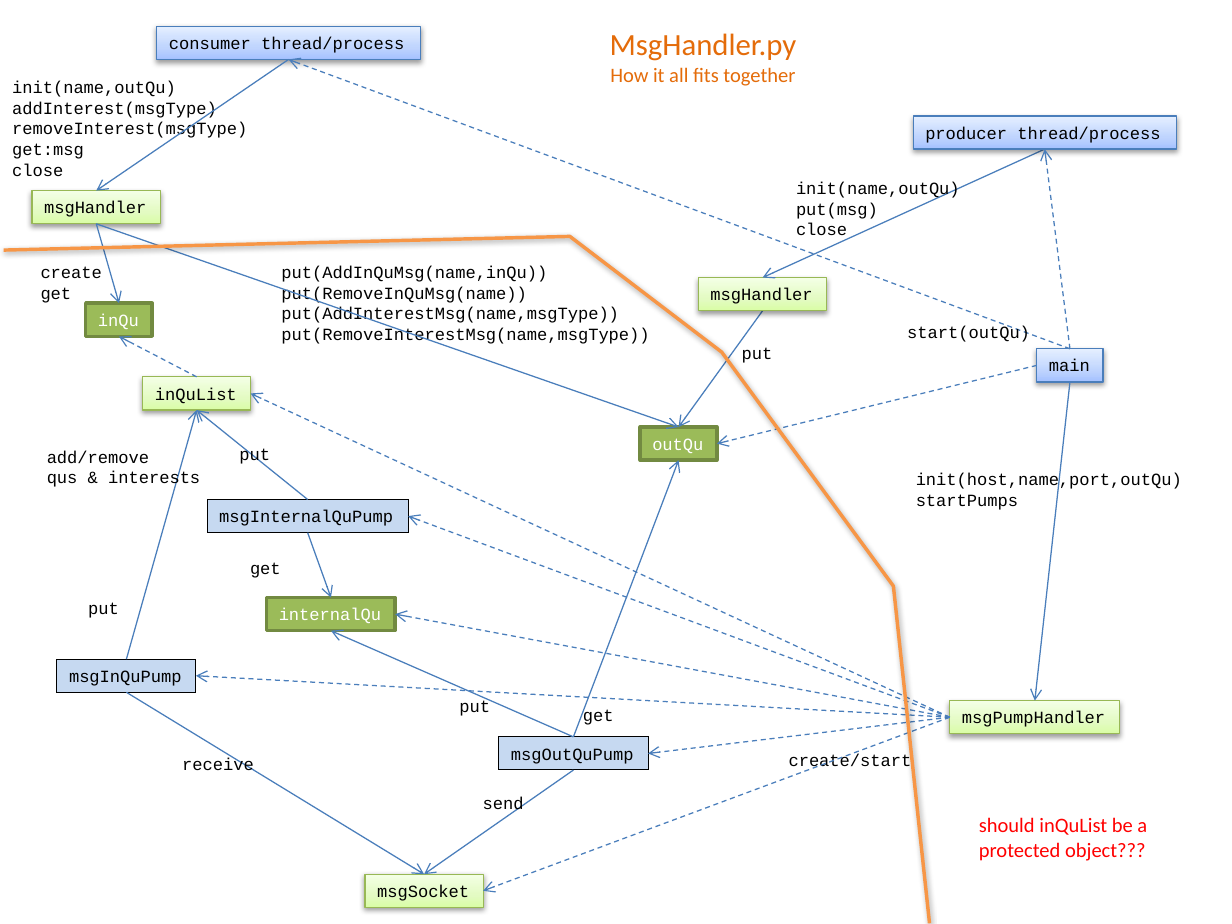
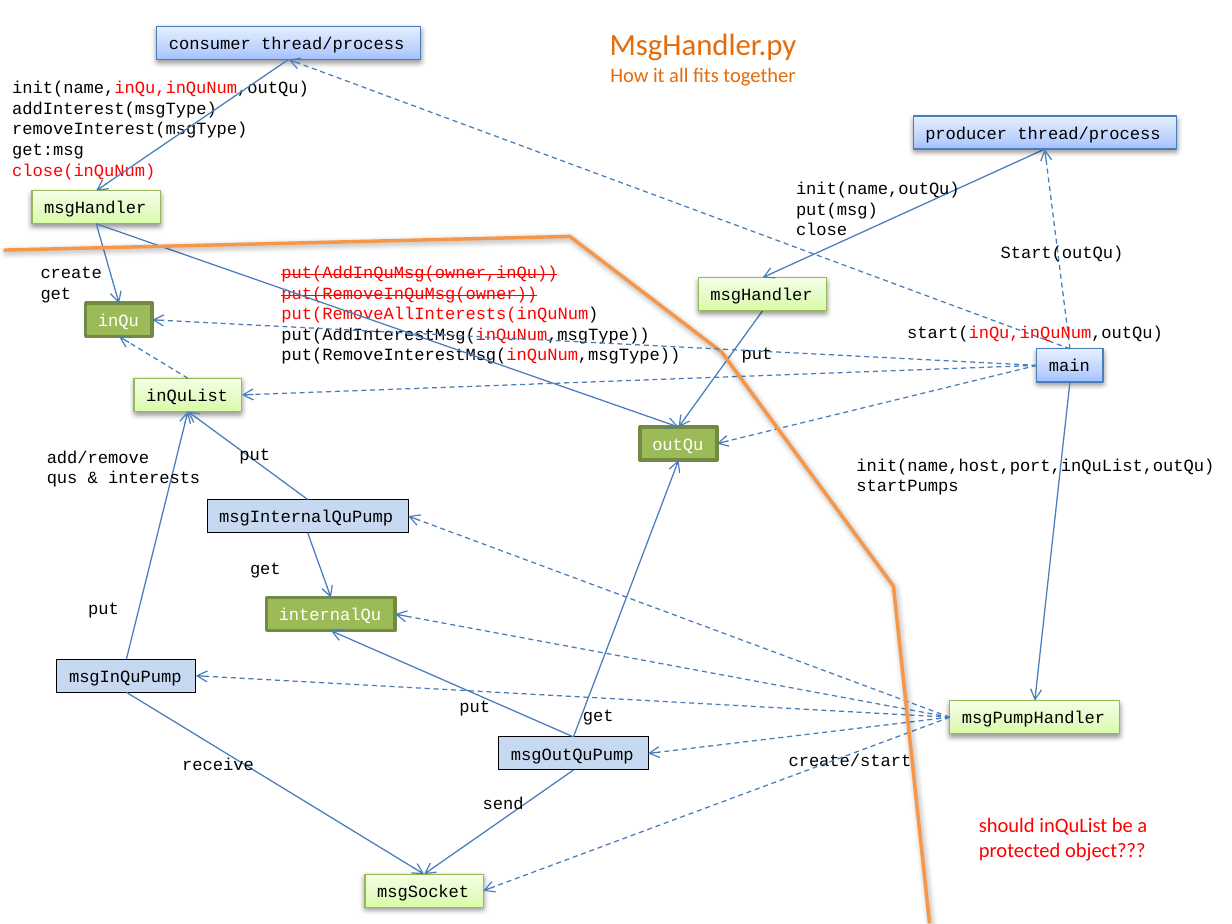
Before and after one commit to mlozborne/motin, a slide deck: slide 5 of Scripting/ScriptingDocumenation/DesignDiagrams.pptx. Drawn at 1232x924 pixels with LibreOffice and Linux fonts; fonts in the diff are those of the drawing. Boxes give left, top, right and bottom in pixels: in the first picture for what was removed or moved away, otherwise in the second. Text is boxed around its words. In the diff, an @@ line names an element or a change of style, - is before the commit and + after.

```diff
--- a/Scripting/ScriptingDocumenation/DesignDiagrams.pptx
+++ b/Scripting/ScriptingDocumenation/DesignDiagrams.pptx
@@ text at bbox=[12, 81, 309, 99]: text changed @@
-init(name,outQu)
+init(name,inQu,inQuNum,outQu)
@@ text at bbox=[12, 163, 155, 181]: text changed; text colour #000000 to #FF0000 @@
-close
+close(inQuNum)
@@ text at bbox=[281, 265, 680, 366]: text changed; text colour #000000 to #FF0000 @@
-put(AddInQuMsg(name,inQu))
-put(RemoveInQuMsg(name))
-put(AddInterestMsg(name,msgType))
-put(RemoveInterestMsg(name,msgType))
+put(AddInQuMsg(owner,inQu))
+put(RemoveInQuMsg(owner))
+put(RemoveAllInterests(inQuNum)
+put(AddInterestMsg(inQuNum,msgType))
+put(RemoveInterestMsg(inQuNum,msgType))
@@ text added at bbox=[1001, 246, 1124, 262], 10 pt, text #000000 @@
+Start(outQu)
@@ arrow added from (1037, 366) to (153, 320), #4B7EBC 0.75 pt dashed @@
@@ text at bbox=[907, 325, 1163, 343]: text changed @@
-start(outQu)
+start(inQu,inQuNum,outQu)
@@ arrow moved from (197, 377) - (120, 336) to (188, 378) - (120, 336) @@
@@ rectangle "inQuList": place and size @@
-rectangle "inQuList" at bbox=[143, 377, 251, 410]
+rectangle "inQuList" at bbox=[134, 378, 243, 411]
@@ arrow moved from (950, 717) - (250, 393) to (1037, 366) - (241, 395) @@
@@ arrow moved from (127, 659) - (197, 410) to (127, 659) - (188, 411) @@
@@ arrow moved from (308, 499) - (197, 410) to (308, 499) - (188, 411) @@
@@ text "init(name,host,port,inQuList,outQu)": place and size @@
-text "init(name,host,port,inQuList,outQu)" at bbox=[916, 472, 1182, 510]
+text "init(name,host,port,inQuList,outQu)" at bbox=[856, 458, 1214, 495]
@@ text at bbox=[856, 458, 1214, 476]: text changed @@
-init(host,name,port,outQu)
+init(name,host,port,inQuList,outQu)
```
Also in this commit, not shown: 2 other slides changed, 4 other files.
